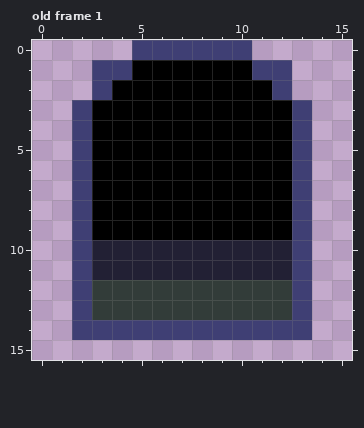
File history of a pixel-art file, images/sources/typeman_door.aseprite. Above: the version before the commit.
16x16 pixels, 1 frame. Shown: old frame 1.
Once edited:
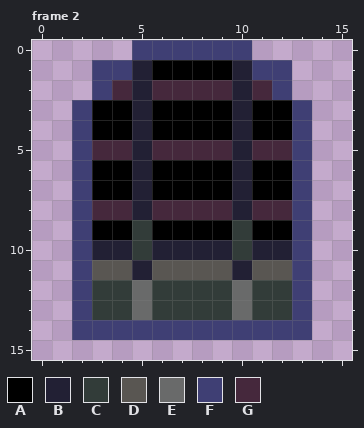
Palette (. is transparent): A #000000  B #222034  C #323c39  D #595652  E #696a6a  F #3f3f74  G #45283c
A new or re-ordered frame is compared with the old frame closest to it.
Change:
{"change": "frames 1 -> 2"}
{"where": "frame 2 is new; against old frame 1"}
{"frame":2,"y":1,"x":5,"old":"A","new":"B"}
{"frame":2,"y":1,"x":10,"old":"A","new":"B"}
{"frame":2,"y":2,"x":4,"old":"AAAAAAAA","new":"GBGGGGBG"}
{"frame":2,"y":3,"x":5,"old":"A","new":"B"}
{"frame":2,"y":3,"x":10,"old":"A","new":"B"}
{"frame":2,"y":4,"x":5,"old":"A","new":"B"}
{"frame":2,"y":4,"x":10,"old":"A","new":"B"}
{"frame":2,"y":5,"x":3,"old":"AAAAAAAAAA","new":"GGBGGGGBGG"}
{"frame":2,"y":6,"x":5,"old":"A","new":"B"}
{"frame":2,"y":6,"x":10,"old":"A","new":"B"}
{"frame":2,"y":7,"x":5,"old":"A","new":"B"}
{"frame":2,"y":7,"x":10,"old":"A","new":"B"}
{"frame":2,"y":8,"x":3,"old":"AAAAAAAAAA","new":"GGBGGGGBGG"}
{"frame":2,"y":9,"x":5,"old":"A","new":"C"}
{"frame":2,"y":9,"x":10,"old":"A","new":"C"}
{"frame":2,"y":10,"x":5,"old":"B","new":"C"}
{"frame":2,"y":10,"x":10,"old":"B","new":"C"}
{"frame":2,"y":11,"x":3,"old":"BB","new":"DD"}
{"frame":2,"y":11,"x":6,"old":"BBBB","new":"DDDD"}
{"frame":2,"y":11,"x":11,"old":"BB","new":"DD"}
{"frame":2,"y":12,"x":5,"old":"C","new":"E"}
{"frame":2,"y":12,"x":10,"old":"C","new":"E"}
{"frame":2,"y":13,"x":5,"old":"C","new":"E"}
{"frame":2,"y":13,"x":10,"old":"C","new":"E"}
